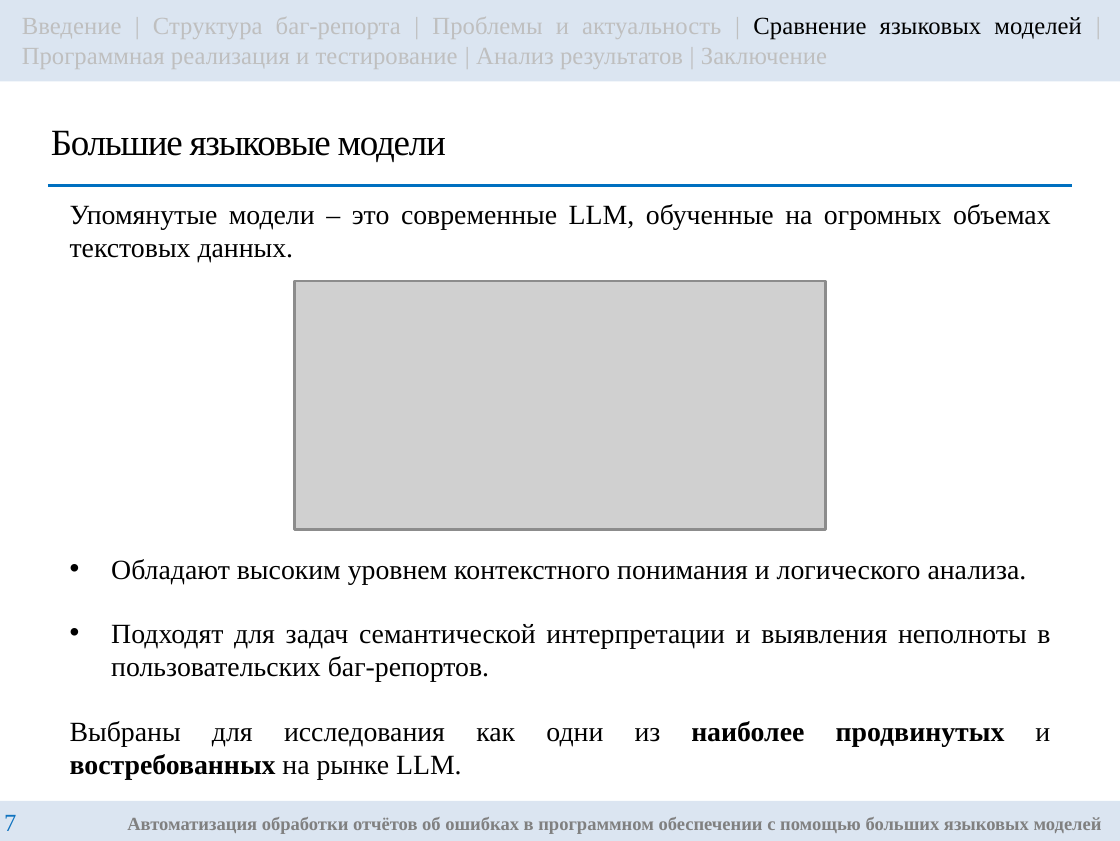
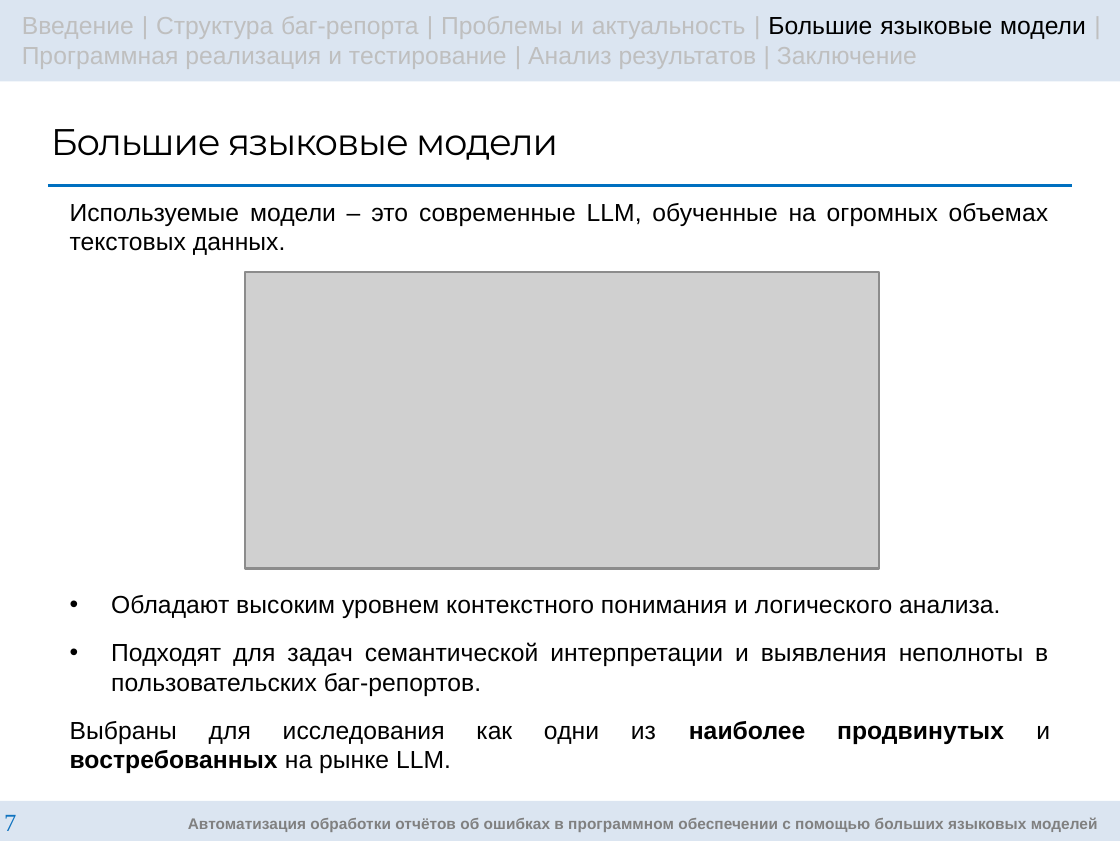
Before and after one commit to g3ntIeman/VKR_Gunko_Nikita, a slide deck: slide 7 of masters/ВКР/Презентация/GunkoNM_RK6-42M_Presentation.pptx. Drawn at 1120x841 pixels with LibreOffice and Linux fonts; fonts in the diff are those of the drawing; grey boxes stand for pictures. Boxes give left, top, right and bottom in pixels: in the first picture for what was removed or moved away, otherwise in the second. Text is boxed around its words. In the diff, an @@ line names an element or a change of style, - is before the commit and + after.

```diff
--- a/masters/ВКР/Презентация/GunkoNM_RK6-42M_Presentation.pptx
+++ b/masters/ВКР/Презентация/GunkoNM_RK6-42M_Presentation.pptx
@@ text in rectangle at (x1=22, y1=16, x2=1086, y2=69): text changed; font Times New Roman to Arial @@
-Введение | Структура баг-репорта | Проблемы и актуальность | Сравнение языковых моделей | Программная реализация и тестирование | Анализ результатов | Заключение
+Введение | Структура баг-репорта | Проблемы и актуальность | Большие языковые модели | Программная реализация и тестирование | Анализ результатов | Заключение
@@ title "Большие языковые модели" at (x1=51, y1=129, x2=558, y2=160): font Times New Roman to Montserrat @@
@@ text at (x1=70, y1=203, x2=1049, y2=255): text changed; size 9 to 8 pt; font Times New Roman to Arial @@
-Упомянутые модели – это современные LLM, обученные на огромных объемах текстовых данных.
+Используемые модели – это современные LLM, обученные на огромных объемах текстовых данных.
@@ picture resized from (x1=296, y1=282, x2=827, y2=531) to (x1=244, y1=273, x2=878, y2=569) @@
@@ text at (x1=70, y1=595, x2=1050, y2=744): size 9 to 8 pt, font Times New Roman to Arial in "Обладают высоким уровнем контекстного понимания и логическог ...", "Подходят для задач семантической интерпретации и выявления ...", "Выбраны для исследования как одни из наиболее ..."; less space between paragraphs @@
@@ rectangle "Автоматизация обработки отчётов об ошибках ..." at (x1=0, y1=800, x2=1120, y2=841): size 6 to 5 pt, font Times New Roman to Arial @@
```
Also in this commit, not shown: 16 other slides changed, 5 slides added, 1 other file.
